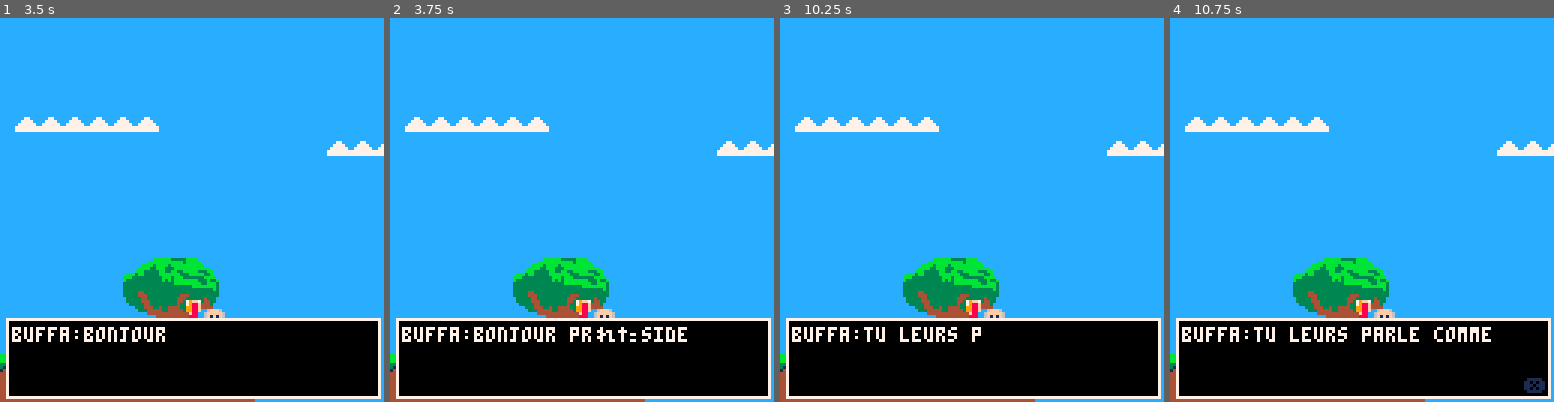
Above: before the commit, frames 1-4 (left to right).
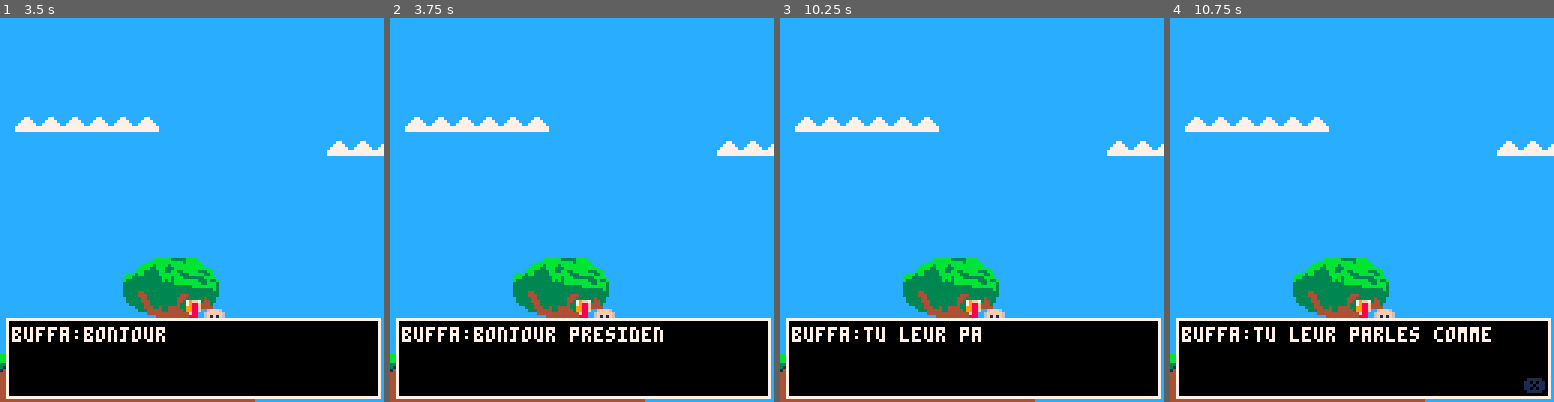
Above: after the commit, the same moments.

Repository: RemiFELIN/PICO8_SOPHIA_ANTIPOLIS
Game: PICO-8 cartridge miage.p8
Same seed, same stepped clock (60 frames per second), same inputs: the game is played once before the commit and once after it.
Inputs:
- Up to frame 1 (3.5 s): tap X (X key) at 0.33, 1.07, 1.85, 2.97 s; tap O (Z key) at 0.7, 1.7, 2.1, 2.5, 2.9, 3.3 s; hold Right 1.6-2.1 s; hold Up 2.15-2.42 s; hold Right 2.47-3.03 s; hold Left from 3.08 s (still down)
- Up to frame 2 (3.75 s): release Left at 3.58 s; hold Down from 3.63 s (still down); tap O (Z key) at 3.7 s
- Up to frame 3 (10.25 s): release Down at 3.97 s; hold Right 4.02-4.68 s; tap X (X key) every 1.12 s from 4.08 to 9.67 s; tap O (Z key) every 0.4 s from 4.1 to 10.1 s; hold Up 4.73-5.03 s; hold Left 5.08-5.68 s; hold Down 5.73-6.03 s; hold Right 6.08-6.58 s; hold Right 6.63-7.13 s; hold Up 7.18-7.45 s; hold Right 7.5-8.07 s; hold Left 8.12-8.62 s; hold Down 8.67-9 s; hold Right 9.05-9.72 s; hold Up 9.77-10.07 s; hold Left from 10.12 s (still down)
- Up to frame 4 (10.75 s): tap O (Z key) at 10.5 s; release Left at 10.72 s

Frame 1 is identical in both runs. In frame 2, 0.5% of the frame differs, in the area x 53-78%, y 80-85%; in frame 3, 0.1%; in frame 4, 0.2%.

Commit message:
ajoute le gros android boss

Diff:
--- a/miage.p8
+++ b/miage.p8
@@ -513,25 +513,25 @@
     if pnj.name=="renevier" then
       dtb_disp("buffa:tiens qui voila, mister renevier.")
       dtb_disp("renevier:michel aide moi ! j'ai perdu le controle de mon android studio ! c'est la panique.")
-      dtb_disp("buffa:pff...pathetique.")
+    --  dtb_disp("buffa:pff...pathetique.")
       talked = true
     end
     if pnj.name=="tounsi" then
-      dtb_disp("buffa:bonjour président.")
+      dtb_disp("buffa:bonjour president.")
       dtb_disp("tric:bonjour michel il parait que tu aimes la musique ? la clef de l'excellence c'est de savoir se diversifier !")
-      dtb_disp("buffa:tu leurs parle comme ca a tes eleves ?")
+      dtb_disp("buffa:tu leur parles comme ca a tes eleves ?")
       talked = true
     end
     if pnj.name=="ordinateur" then
-      dtb_disp("ordinateur:tuer tout les huma... hmm hmm...appuyez sur \142 pour lancer une attaque sonore.")
+      dtb_disp("ordinateur:tuer tous les huma... hmm hmm...appuyez sur \142 pour lancer une attaque sonore.")
       talked = true
     end
     if pnj.name=="miranda" then
       dtb_disp("miranda:salut mich, as tu deja entendu parler de jim gray ?")
       dtb_disp("buffa: ...")
       dtb_disp("miranda:quoi?")
-      dtb_disp("buffa: et donc les droids ca te choque pas ?")
-      dtb_disp("miranda:ah tu sais pour moi tout est tuples.")
+      dtb_disp("buffa: et donc les droids ne te choquent pas ?")
+      dtb_disp("miranda:ah tu sais pour moi tout est tuple.")
       talked = true
     end
     if pnj.name == "porte" then
Not shown, changed: 24 lines of the sprite sheet (__gfx__) section of miage.p8
